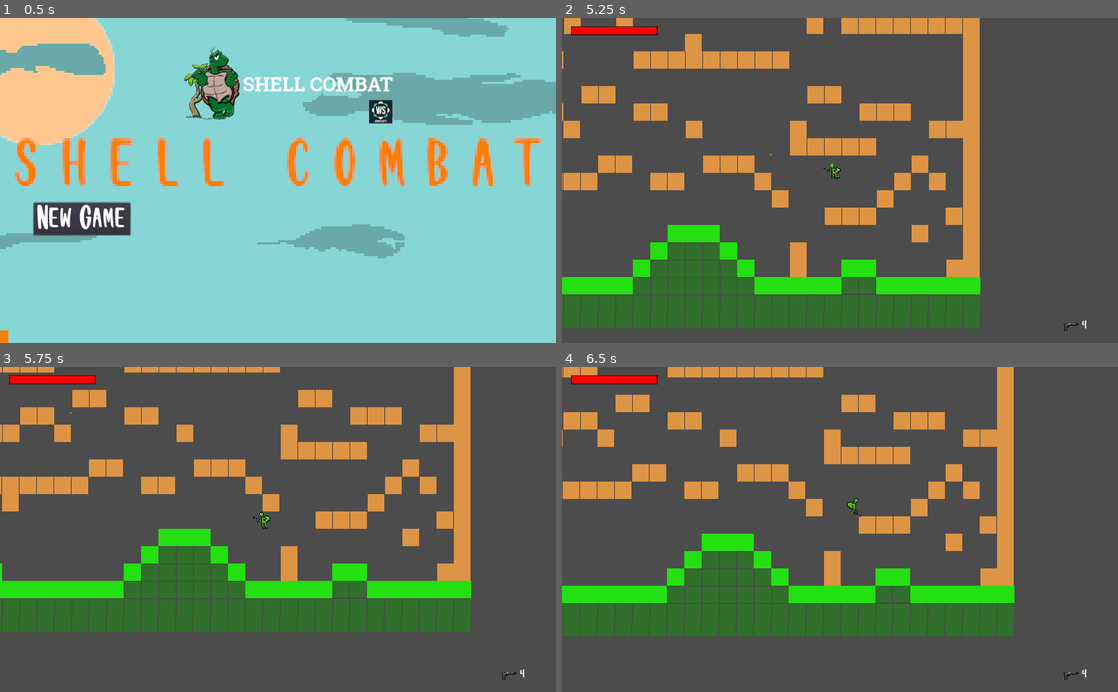
Above: before the commit, frames 1-4 (two rows, left to right).
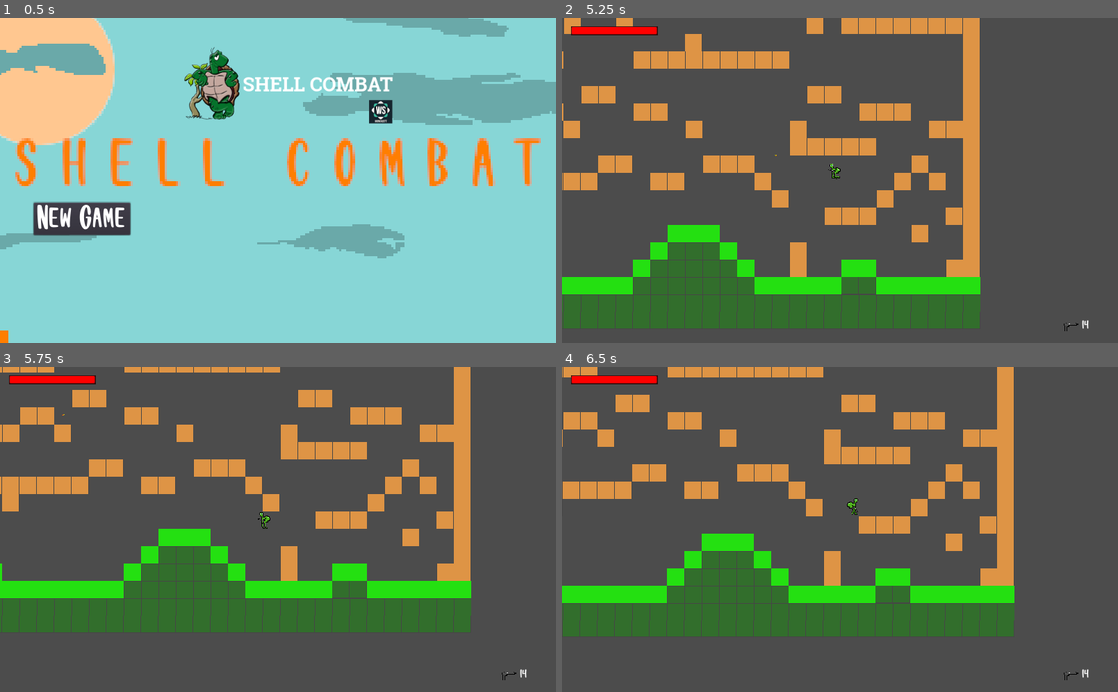
Above: after the commit, the same moments.

Repository: llister15/SCDM
Game: Godot game, scene res://Scenes/Menu/Main Menu.tscn
Same seed, same stepped clock (60 frames per second), same inputs: the game is played once before the commit and once after it.
Inputs (mouse positions are in pixels of both pictures, inside the frame that each line leads up to):
- Up to frame 1 (0.5 s): no input
- Up to frame 2 (5.25 s): click "New Game" at 0.5 s; move the mouse to (962, 164) at 1.27 s; hold Space (jump) 1.28-2.03 s; hold Right (ui_right) 1.28-2.78 s; click (962, 164) at 1.35 s; move the mouse to (728, 196) at 2.02 s; tap Space (jump) at 2.1, 2.27, 2.57, 3.77, 4.07 s; click (728, 196) at 2.3 s; move the mouse to (895, 109) at 2.77 s; hold Left (ui_left) 2.78-3.53 s; hold Space (jump) 2.78-3.53 s; tap E (Interact) at 2.85 s; move the mouse to (812, 245) at 3.52 s; hold Right (ui_right) 3.53-5.03 s; click (812, 245) at 3.6 s; move the mouse to (1006, 229) at 4.27 s; hold Space (jump) 4.28-5.03 s; right-click (1006, 229) at 4.35 s; tap R (Reload) at 4.9 s; move the mouse to (673, 131) at 5.02 s; hold Left (ui_left) from 5.03 s (still down); click (673, 131) at 5.1 s
- Up to frame 3 (5.75 s): keep holding Left (ui_left); tap Space (jump) at 5.27, 5.57 s
- Up to frame 4 (6.5 s): move the mouse to (867, 529) at 5.77 s; release Left (ui_left) at 5.78 s; hold Right (ui_right) from 5.78 s (still down); hold Space (jump) from 5.78 s (still down)

Frame 1 is identical in both runs. In frame 2, less than 0.1% of the frame differs, in the area x 37-95%, y 41-96%; in frame 3, less than 0.1%; in frame 4, less than 0.1%.

Commit message:
Updated Gun audio

Diff:
--- a/Scripts/9mm.gd
+++ b/Scripts/9mm.gd
@@ -3,10 +3,8 @@
 var bullet_timer: float = 2.0
 
 func _physics_process(delta):
-#	bullet_timeout()
 	pass
 
-
-func bullet_timeout():
+func _on_VisibilityNotifier2D_screen_exited() -> void:
 	yield(get_tree().create_timer(bullet_timer), "timeout")
 	queue_free()
--- a/Scripts/Glock19.gd
+++ b/Scripts/Glock19.gd
@@ -2,7 +2,7 @@
 
 #Max values
 var RELOAD_TIME_MAX: float = 1.0
-var MAG_SIZE_MAX: int = 5
+var MAG_SIZE_MAX: int = 15
 var FIRE_RATE_MAX: float = 0.1
 #varible values
 var reload_time: float = RELOAD_TIME_MAX
@@ -49,14 +49,18 @@
 		$"ejecting_magazine".play()
 		yield(get_tree().create_timer(RELOAD_TIME_MAX), "timeout")
 		$"pop_clip_in".play()
+		yield(get_tree().create_timer(RELOAD_TIME_MAX / 5), "timeout")
 		mag_size = MAG_SIZE_MAX
 		is_reloading = false
-	if mag_size <= 0 and is_reloading == false:
-		is_reloading = true
-		$"ejecting_magazine".play()
-		yield(get_tree().create_timer(RELOAD_TIME_MAX), "timeout")
-		$"pop_clip_in".play()
-		mag_size = MAG_SIZE_MAX
-		is_reloading = false
+#	if mag_size <= 0 and is_reloading == false:
+#		is_reloading = true
+#		$"ejecting_magazine".play()
+#		yield(get_tree().create_timer(RELOAD_TIME_MAX), "timeout")
+#		$"pop_clip_in".play()
+#		yield(get_tree().create_timer(RELOAD_TIME_MAX / 5), "timeout")
+#		mag_size = MAG_SIZE_MAX
+#		is_reloading = false
 	if is_reloading == true and Input.is_action_just_pressed("fire1"):
 		$"dry_fire".play()
+	elif mag_size <= 0 and Input.is_action_just_pressed("fire1"):
+		$"dry_fire".play()
--- a/Scripts/player.gd
+++ b/Scripts/player.gd
@@ -70,10 +70,9 @@
 		state_machine.travel('Jump')
 		$JumpSound.play()
 	# Setting bool is_jumping back to false
-	if !jump and is_on_floor():
+	if !jump or is_on_floor():
 		is_jumping = false
-	#aiming
-	#print(atan2(mouseTarget.y, mouseTarget.x))
+	#flipping the sprite to look in the correct direction
 	if mouseTarget.x < 0:
 		$Sprite.scale.x = -1
 	else:
@@ -89,7 +88,7 @@
 	var spawn_gun = Input.is_action_just_pressed("fire2")
 	mouseTarget = get_global_mouse_position() - $"Sprite/Weapon equiper".global_position
 	weapon_equiperoffset = get_global_mouse_position() - $"Sprite/Weapon equiper".global_position
-	weapon_equiperoffset = weapon_equiperoffset.normalized() * 15
+	weapon_equiperoffset = weapon_equiperoffset.normalized() * 5
 	print(g19_Gun.position)
 	if spawn_gun:
 		get_node("Sprite/Weapon equiper").add_child(g19_Gun)
